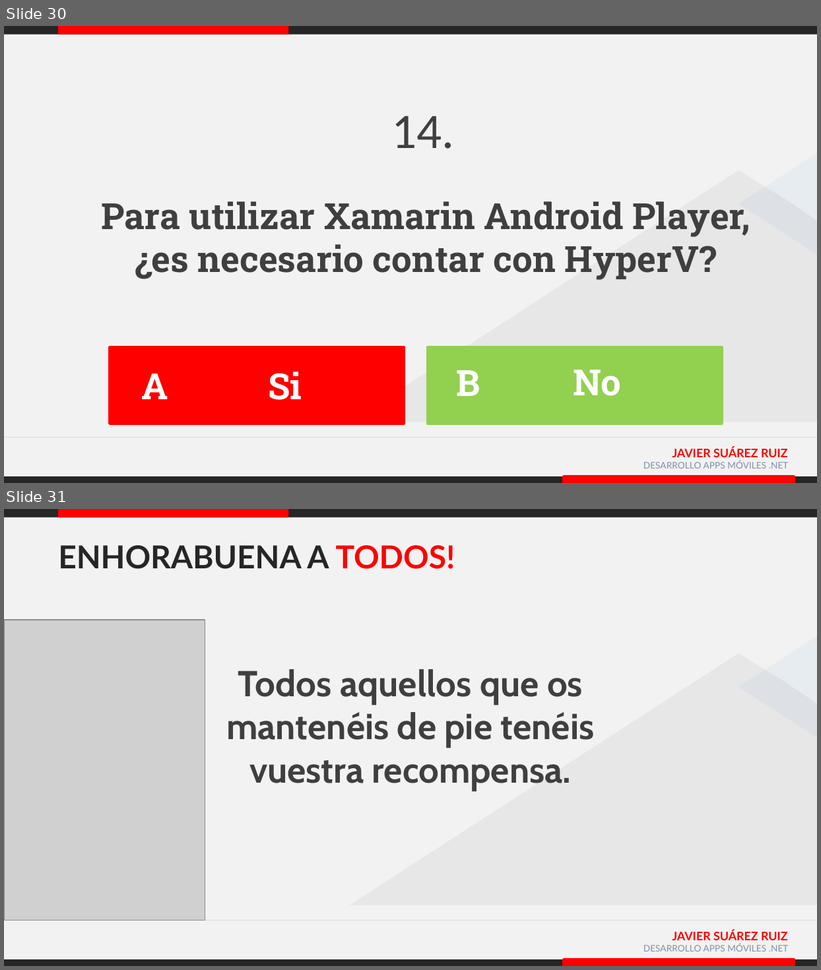
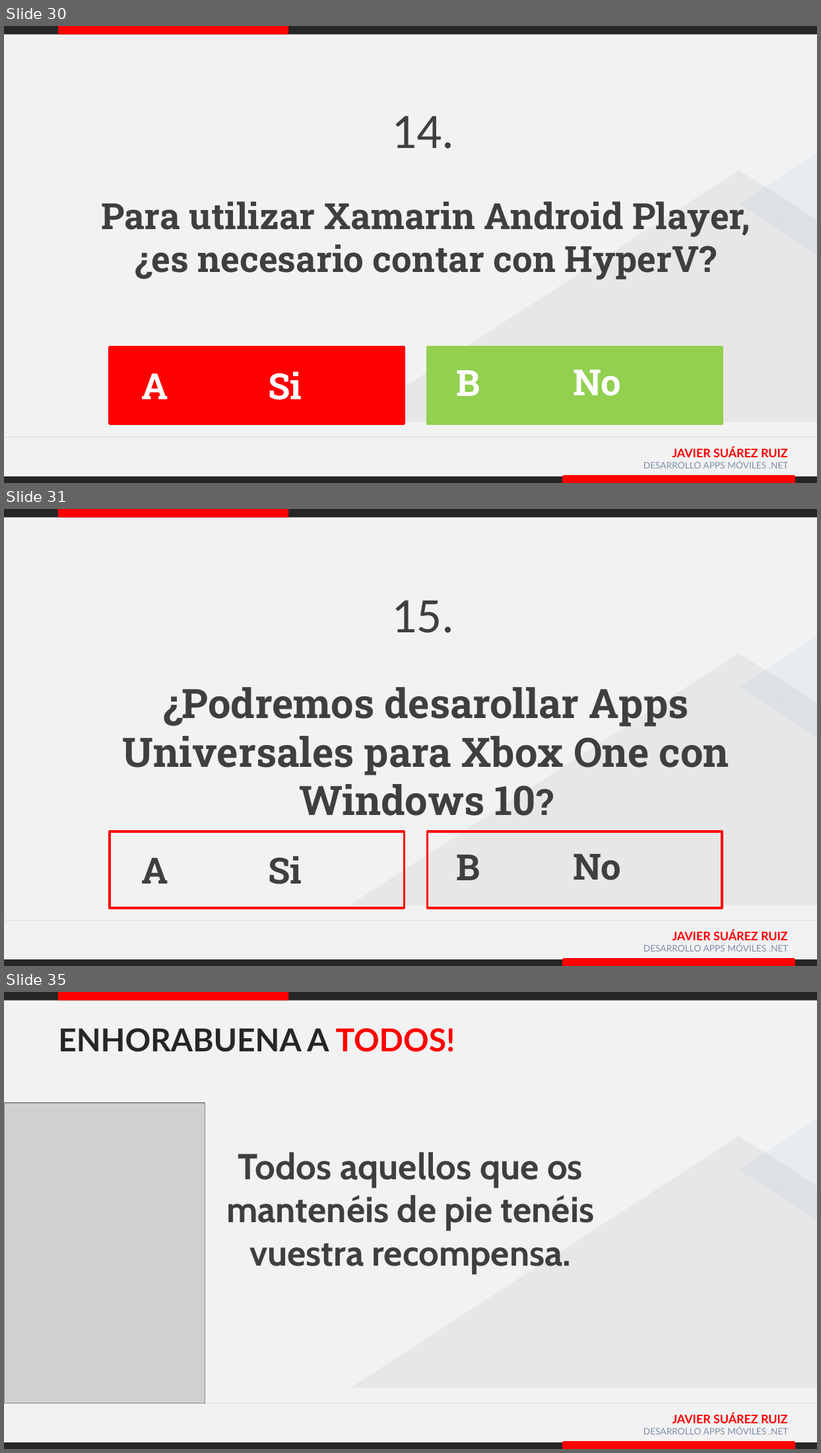
Before and after one commit to jsuarezruiz/Events, a slide deck: Altair/Desarrollo Apps móviles C#/Concurso Desarrollo Apps móviles C#.pptx. Shown one above the other, each under a label of ours: slides 30 and 31 before the commit, slides 30, 31 and 35 after it; the slides between them are not shown. The pictures are 821x970 and 821x1453 pixels, drawn with LibreOffice and Linux fonts; fonts in the diff are those of the drawing; grey boxes stand for pictures. Boxes give left, top, right and bottom in pixels: in the first picture for what was removed or moved away, otherwise in the second. Text is boxed around its words. In the diff, an @@ line names an element or a change of style, - is before the commit and + after.

```diff
--- a/Altair/Desarrollo Apps móviles C#/Concurso Desarrollo Apps móviles C#.pptx
+++ b/Altair/Desarrollo Apps móviles C#/Concurso Desarrollo Apps móviles C#.pptx
@@ slide 31 added at box(4, 509, 817, 966), background #F2F2F2; not listed: 9 template elements that a slide beside it also shows @@
@@ text added at box(391, 600, 454, 633), 44 pt, text #3F3F3F @@
+15.
@@ text added at box(123, 687, 729, 816), 36 pt, text #3F3F3F, bold @@
+¿Podremos desarollar Apps Universales para Xbox One con Windows 10?
@@ rectangle added at box(110, 832, 404, 908), outline #FF0000 2 pt @@
@@ rectangle added at box(428, 832, 722, 908), outline #FF0000 2 pt @@
@@ text added at box(141, 858, 168, 884), 32 pt, text #3F3F3F, bold @@
+A
@@ text added at box(268, 856, 302, 885), 32 pt, text #3F3F3F, bold @@
+Si
@@ text added at box(456, 855, 480, 881), 32 pt, text #3F3F3F, bold @@
+B
@@ text added at box(573, 854, 622, 881), 32 pt, text #3F3F3F, bold @@
+No
@@ what was slide 31 is now slide 35 @@
```
Also in this commit, not shown: 3 other slides added.
